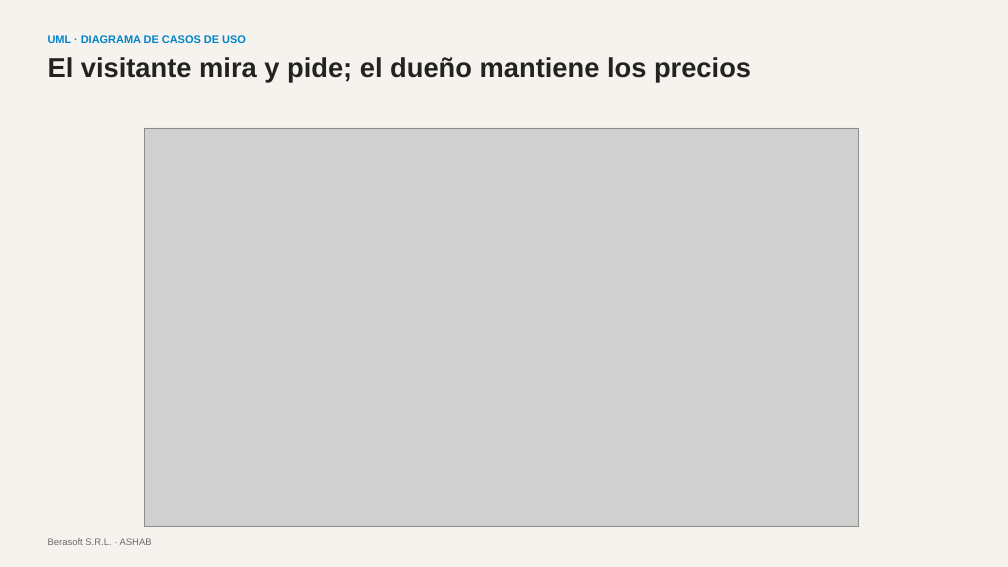
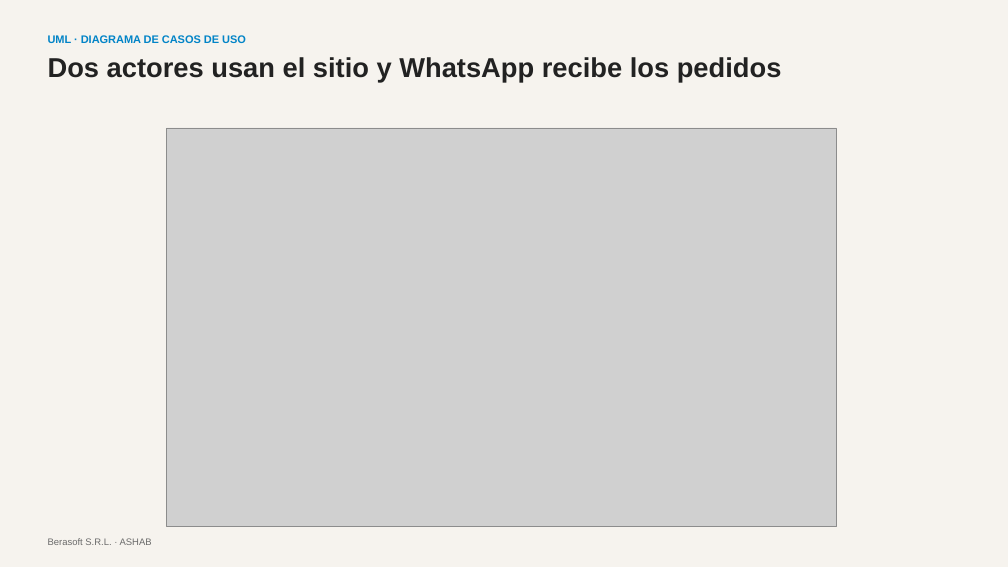
Before and after one commit to Gambeta-latorre/proyecto-consultora, a slide deck: slide 10 of 06_Documentos/Presentacion_ASHAB_Berasoft.pptx. Drawn at 1008x567 pixels with LibreOffice and Linux fonts; fonts in the diff are those of the drawing; grey boxes stand for pictures. Boxes give left, top, right and bottom in pixels: in the first picture for what was removed or moved away, otherwise in the second. Text is boxed around its words. In the diff, an @@ line names an element or a change of style, - is before the commit and + after.

```diff
--- a/06_Documentos/Presentacion_ASHAB_Berasoft.pptx
+++ b/06_Documentos/Presentacion_ASHAB_Berasoft.pptx
@@ text at [48,57,782,82]: text changed @@
-El visitante mira y pide; el dueño mantiene los precios
+Dos actores usan el sitio y WhatsApp recibe los pedidos
@@ picture: place and size @@
-picture at [144,128,859,527]
+picture at [166,128,836,527]
```
Also in this commit, not shown: 2 other slides changed, 3 other files.
